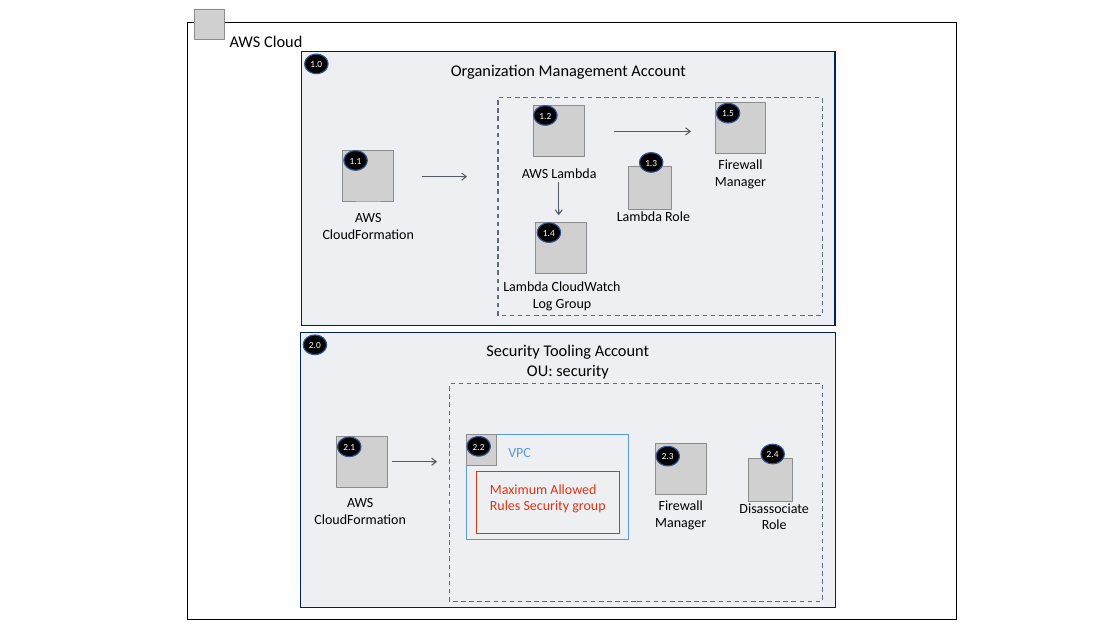
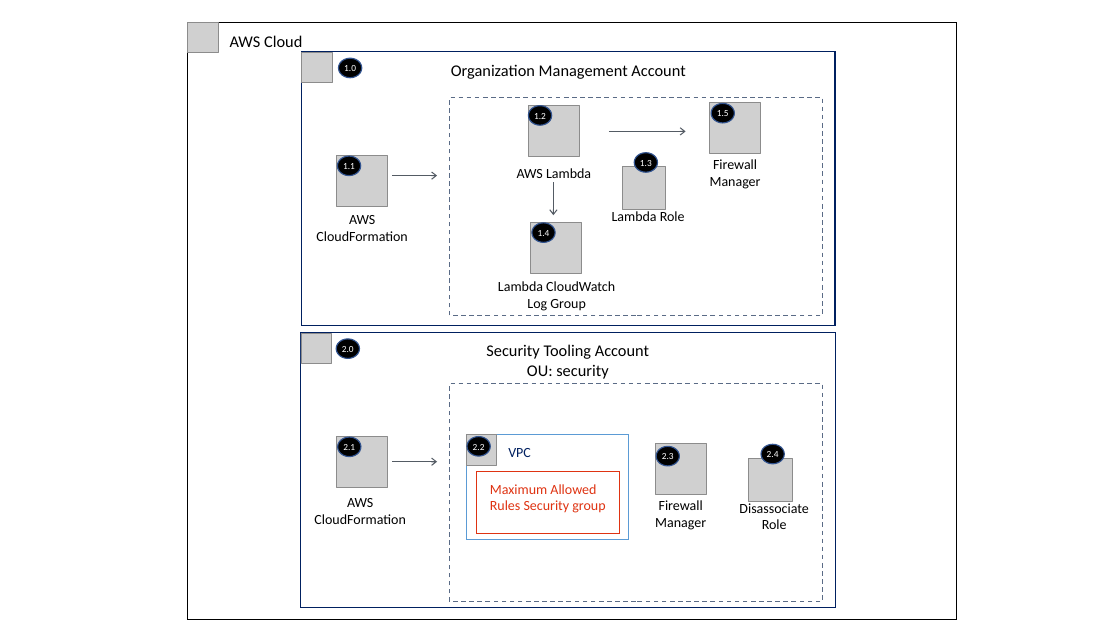
Before and after one commit to aws-samples/aws-security-reference-architecture-examples, a slide deck: slide 1 of solutions/firewall-manager/firewall-manager-org/documentation/Organization-Firewall-Manager-Architecture.pptx. Drawn at 1120x630 pixels with LibreOffice and Linux fonts; fonts in the diff are those of the drawing; grey boxes stand for pictures. Boxes give left, top, right and bottom in pixels: in the first picture for what was removed or moved away, otherwise in the second. Text is boxed around its words. In the diff, an @@ line names an element or a change of style, - is before the commit and + after.

```diff
--- a/solutions/firewall-manager/firewall-manager-org/documentation/Organization-Firewall-Manager-Architecture.pptx
+++ b/solutions/firewall-manager/firewall-manager-org/documentation/Organization-Firewall-Manager-Architecture.pptx
@@ picture moved from (x1=194, y1=9, x2=224, y2=39) to (x1=187, y1=23, x2=218, y2=53) @@
@@ rectangle "Organization Management Account" at (x1=302, y1=51, x2=835, y2=326): fill #5A6B86 at 10% opacity to none @@
@@ picture added at (x1=302, y1=53, x2=332, y2=83) @@
@@ ellipse "1.0" moved from (x1=305, y1=54, x2=329, y2=73) to (x1=339, y1=58, x2=362, y2=77) @@
@@ rectangle resized from (x1=498, y1=97, x2=823, y2=315) to (x1=450, y1=97, x2=823, y2=315) @@
@@ 4 pictures, 4 texts, 4 ellipses, 2 arrows moved together from (x1=503, y1=103, x2=766, y2=311) to (x1=498, y1=103, x2=761, y2=311) @@
@@ picture moved from (x1=343, y1=150, x2=394, y2=202) to (x1=336, y1=155, x2=387, y2=207) @@
@@ ellipse "1.1" moved from (x1=344, y1=150, x2=367, y2=170) to (x1=338, y1=156, x2=361, y2=176) @@
@@ arrow moved from (423, 176) - (467, 176) to (392, 176) - (437, 176) @@
@@ text "AWS CloudFormation" moved from (x1=323, y1=213, x2=414, y2=239) to (x1=316, y1=215, x2=407, y2=241) @@
@@ rectangle "Security Tooling Account" at (x1=301, y1=332, x2=835, y2=607): fill #5A6B86 at 10% opacity to none @@
@@ picture added at (x1=301, y1=334, x2=331, y2=364) @@
@@ ellipse "2.0" moved from (x1=303, y1=335, x2=327, y2=355) to (x1=336, y1=339, x2=360, y2=358) @@
@@ rectangle "VPC" at (x1=466, y1=435, x2=628, y2=540): text colour #5B9BD5 to #002060 @@
```
Also in this commit, not shown: 20 other files.
